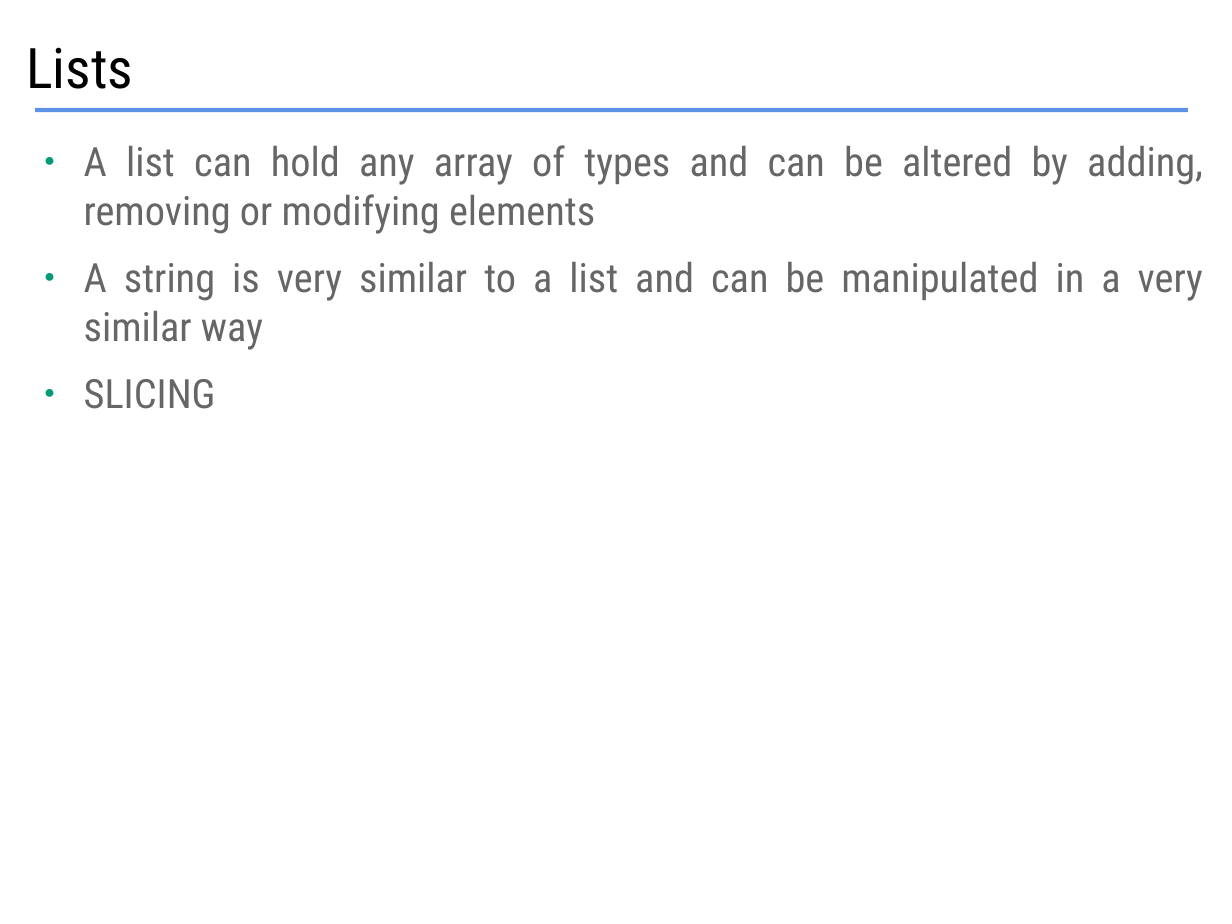
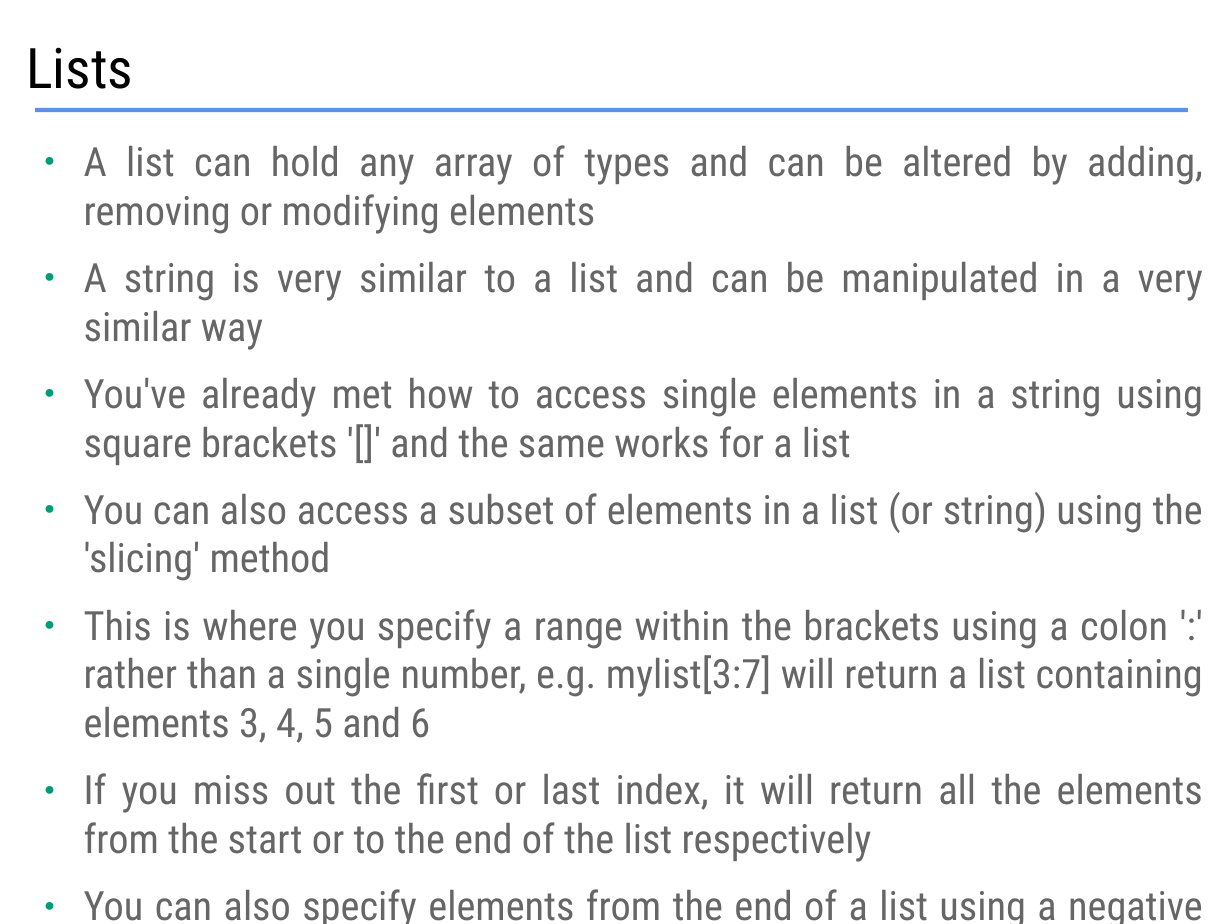
Before and after one commit to drmarkwslater/CCBPythonCourseSep2017, a slide deck: slide 37 of PythonCCBOneDayCourse_Sep2017.odp. Drawn at 1232x924 pixels with LibreOffice and Linux fonts; fonts in the diff are those of the drawing. Boxes give left, top, right and bottom in pixels: in the first picture for what was removed or moved away, otherwise in the second. Text is boxed around its words. In the diff, an @@ line names an element or a change of style, - is before the commit and + after.

Commit message:
Completed the missing slide on slicing in lists

```diff
--- a/PythonCCBOneDayCourse_Sep2017.odp
+++ b/PythonCCBOneDayCourse_Sep2017.odp
@@ text at [84,377,1203,924]: text changed @@
-● SLICING
+● You've already met how to access single elements in a string using square brackets '[]' and the same works for a list
+● You can also access a subset of elements in a list (or string) using the 'slicing' method
+● This is where you specify a range within the brackets using a colon ':' rather than a single number, e.g. mylist[3:7] will return a list containing elements 3, 4, 5 and 6
+● If you miss out the first or last index, it will return all the elements from the start or to the end of the list respectively
+● You can also specify elements from the end of a list using a negative index, e.g. mylist[-1] returns the last element in the list
```
Also in this commit, not shown: 1 other slide changed, 1 other file.
